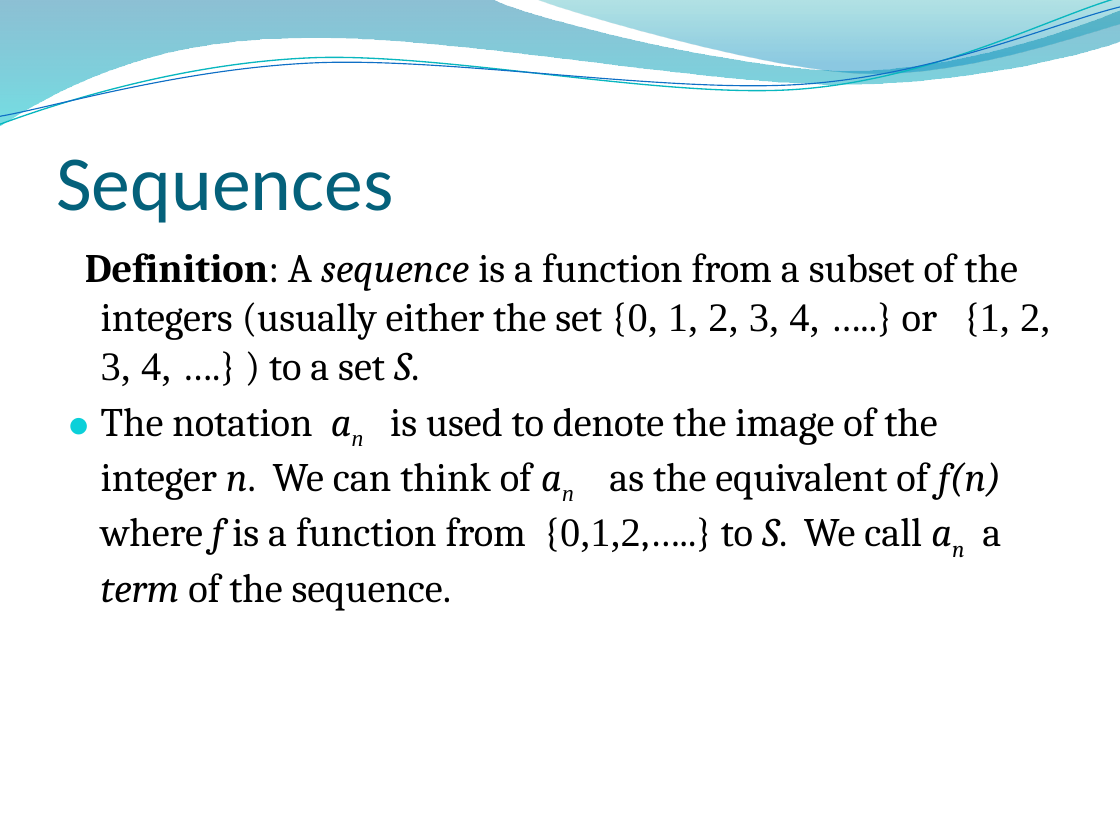
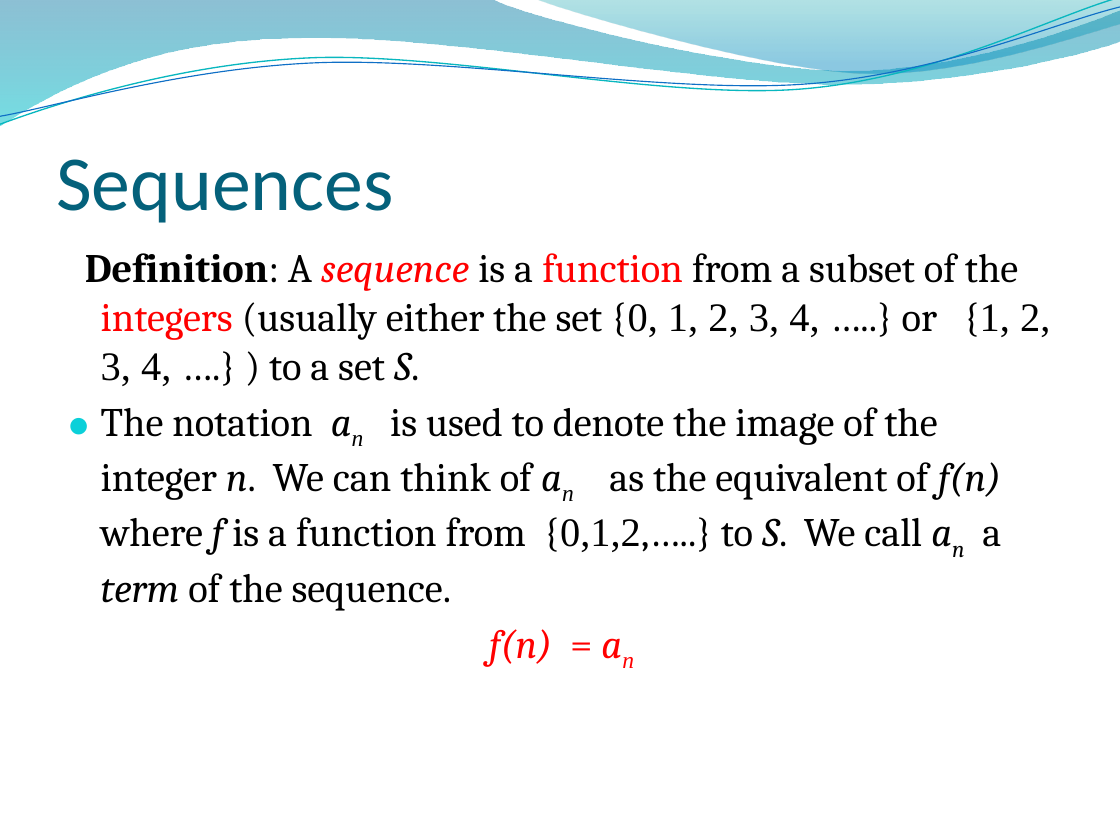
Before and after one commit to lin-chen-GA/lin-chen-GA.github.io, a slide deck: slide 91 of cs2620/slides/cs2620_notes2.pptx. Drawn at 1120x840 pixels with LibreOffice and Linux fonts; fonts in the diff are those of the drawing; background and template pictures are left out. Boxes give left, top, right and bottom in pixels: in the first picture for what was removed or moved away, otherwise in the second. Text is boxed around its words. In the diff, an @@ line names an element or a change of style, - is before the commit and + after.

```diff
--- a/cs2620/slides/cs2620_notes2.pptx
+++ b/cs2620/slides/cs2620_notes2.pptx
@@ text at bbox=[85, 253, 1050, 386]: text colour #000000 to #FF0000 in "sequence function integers" @@
@@ text at bbox=[489, 629, 552, 667]: paragraph added @@
+f(n) = an
```
Also in this commit, not shown: 4 other slides changed, 3 other files.
